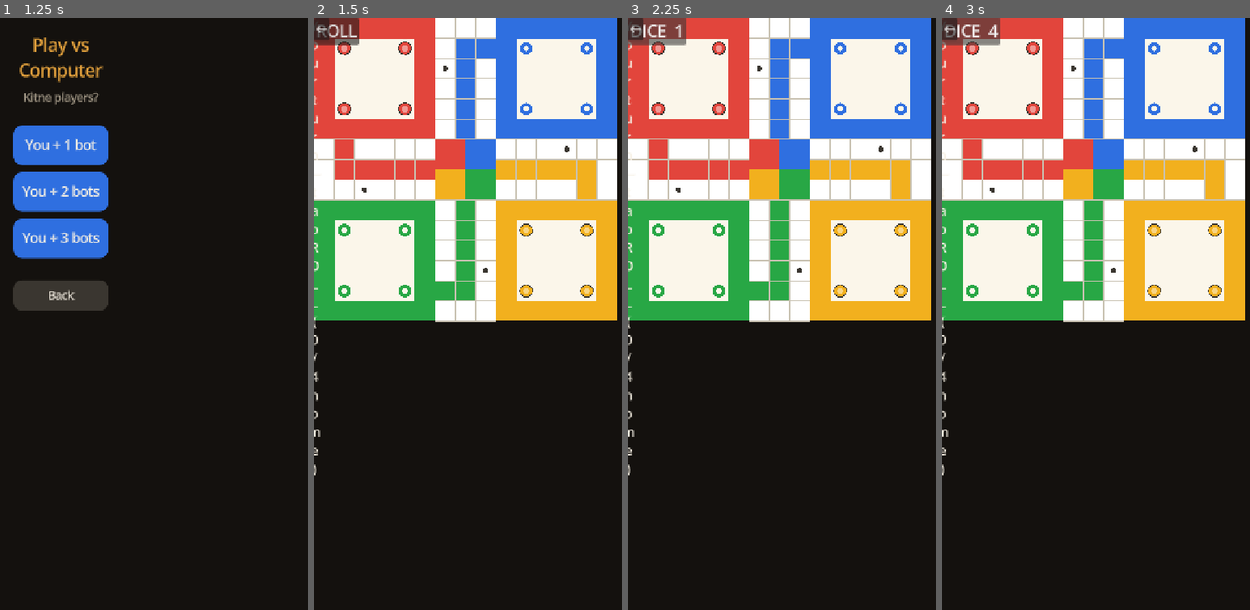
Above: before the commit, frames 1-4 (left to right).
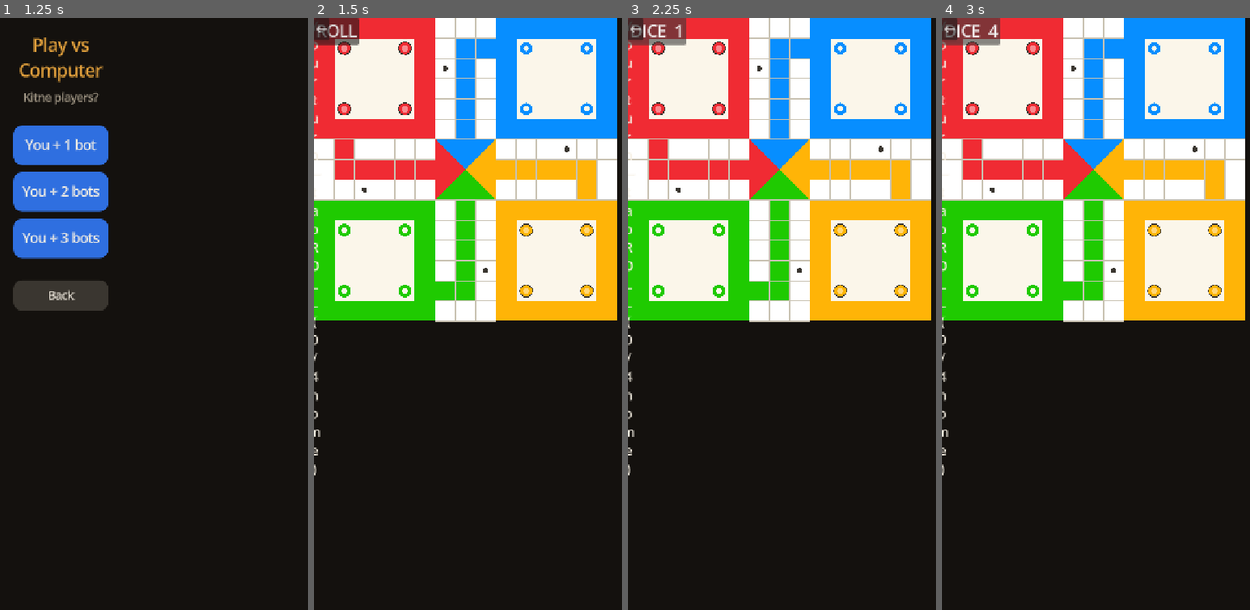
Above: after the commit, the same moments.

Repository: ajaydevota/LudoLegends
Game: Godot game, scene res://main.tscn
Same seed, same stepped clock (60 frames per second), same inputs: the game is played once before the commit and once after it.
Inputs:
- Up to frame 1 (1.25 s): click "Play vs Computer" at 0.5 s
- Up to frame 2 (1.5 s): click "You + 1 bot" at 1.25 s
- Up to frame 3 (2.25 s): click "ROLL" at 2 s
- Up to frame 4 (3 s): click "DICE 1" at 2.75 s

Frame 1 is identical in both runs. In frame 2, 19% of the frame differs, in the area x 0-99%, y 0-52%; in frame 3, 19%; in frame 4, 19%.

Commit message:
Board geometry matches reference board: scripts/board_view.gd

Diff:
--- a/godot/scripts/board_view.gd
+++ b/godot/scripts/board_view.gd
@@ -6,10 +6,10 @@
 signal token_tapped(token_index: int)
 
 const COLORS := [
-	Color("#E2453C"), # red
-	Color("#2F6FE0"), # blue
-	Color("#28A745"), # green
-	Color("#F2B01E"), # yellow
+	Color("#F02B33"), # red    (top-left)
+	Color("#078EFF"), # blue   (top-right)
+	Color("#1FCA01"), # green  (bottom-left)
+	Color("#FFB407"), # orange (bottom-right)
 ]
 const BOARD_BG := Color("#FBF6EA")
 const CELL_BG := Color("#FFFFFF")
@@ -113,15 +113,14 @@
 	var bottom_right := origin + corner
 	var bottom_left := origin + Vector2(0, corner.y)
 	var mid_top := origin + Vector2(corner.x * 0.5, 0)
-	var mid_bottom := origin + Vector2(corner.x * 0.5, corner.y)
-	var mid_left := origin + Vector2(0, corner.y * 0.5)
 	var mid_right := origin + Vector2(corner.x, corner.y * 0.5)
 	var center := origin + corner * 0.5
 
-	draw_colored_polygon(PackedVector2Array([mid_left, top_left, mid_top, center]), COLORS[0])
-	draw_colored_polygon(PackedVector2Array([mid_top, top_right, mid_right, center]), COLORS[1])
-	draw_colored_polygon(PackedVector2Array([mid_right, bottom_right, mid_bottom, center]), COLORS[2])
-	draw_colored_polygon(PackedVector2Array([mid_bottom, bottom_left, mid_left, center]), COLORS[3])
+	# Centre home triangles: left = red, top = blue, right = orange, bottom = green.
+	draw_colored_polygon(PackedVector2Array([top_left, bottom_left, center]), COLORS[0])
+	draw_colored_polygon(PackedVector2Array([top_left, top_right, center]), COLORS[1])
+	draw_colored_polygon(PackedVector2Array([top_right, bottom_right, center]), COLORS[3])
+	draw_colored_polygon(PackedVector2Array([bottom_left, bottom_right, center]), COLORS[2])
 	draw_rect(Rect2(origin, corner), CELL_LINE, false, maxf(1.0, c * 0.05))
 
 
